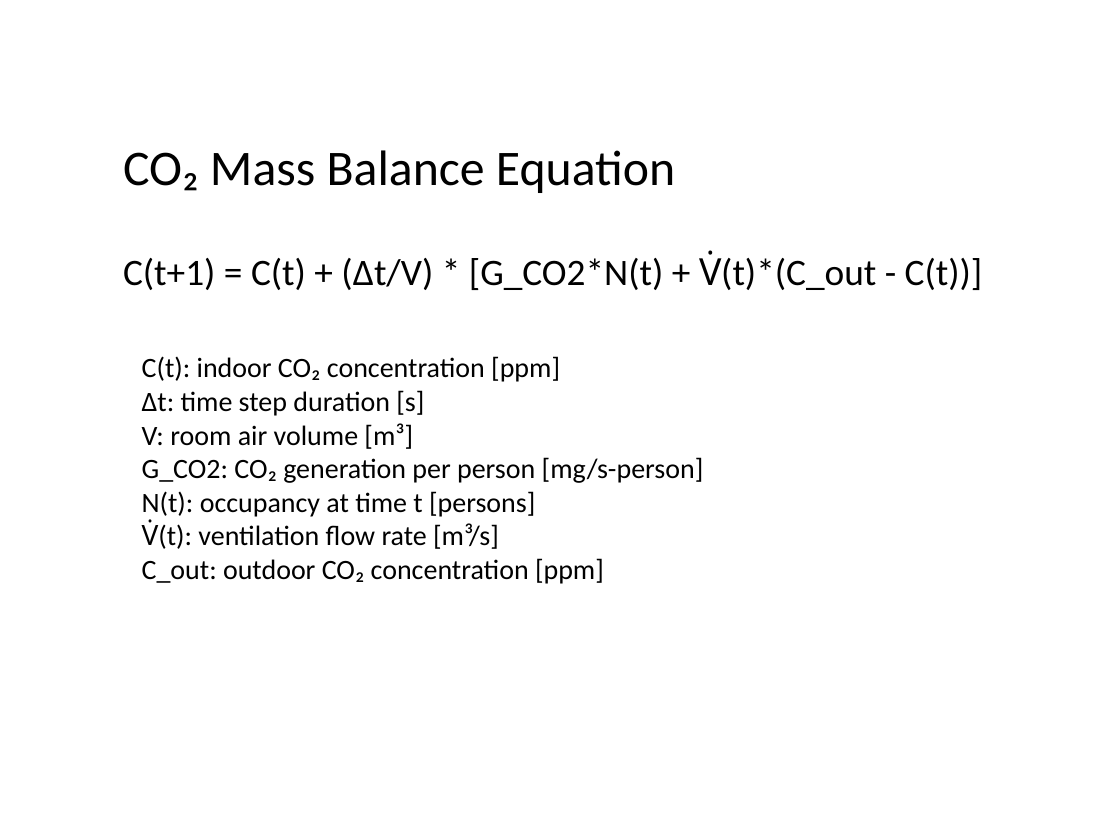
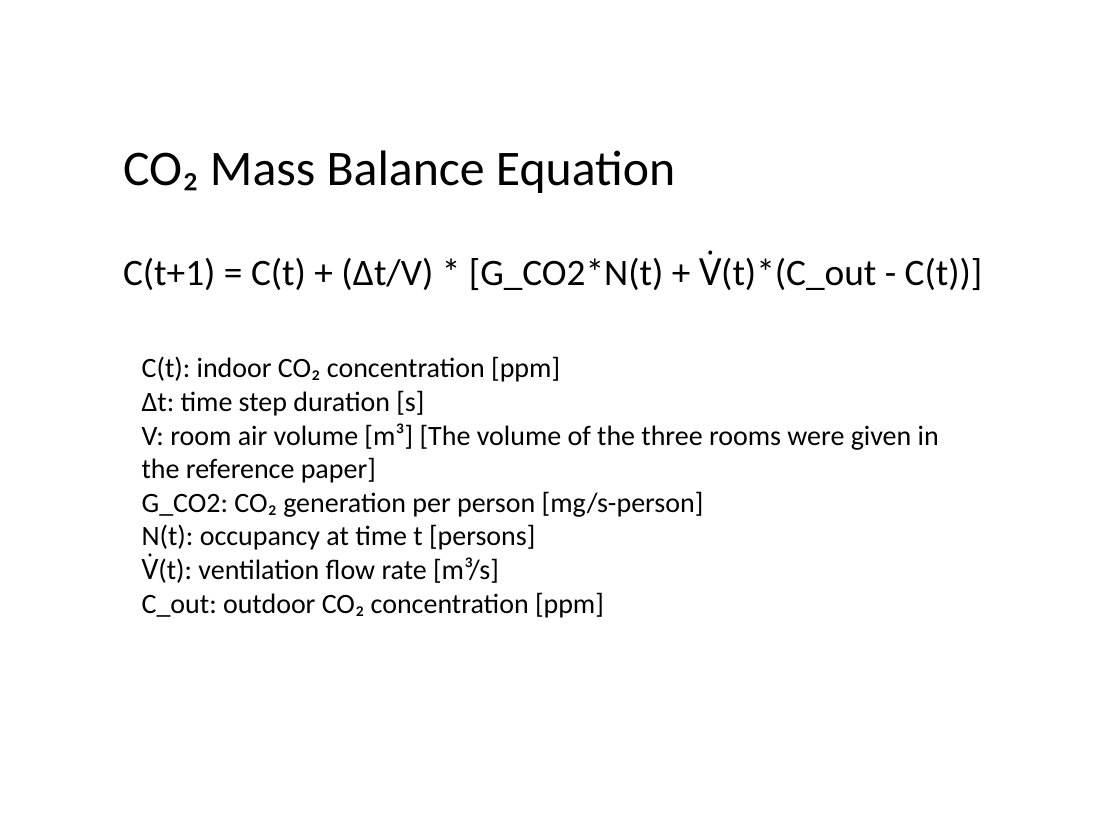
Before and after one commit to ChowdhuryAliImam/2025Fall_projects, a slide deck: slide 5 of Imam_presentation.pptx. Drawn at 1120x840 pixels with LibreOffice and Linux fonts; fonts in the diff are those of the drawing. Boxes give left, top, right and bottom in pixels: in the first picture for what was removed or moved away, otherwise in the second. Text is boxed around its words. In the diff, an @@ line names an element or a change of style, - is before the commit and + after.

```diff
--- a/Imam_presentation.pptx
+++ b/Imam_presentation.pptx
@@ text at bbox=[142, 423, 939, 483]: text changed @@
-V: room air volume [m³]
+V: room air volume [m³] [The volume of the three rooms were given in the reference paper]
```
Also in this commit, not shown: 5 other slides changed, 1 slide added, 1 slide removed.
